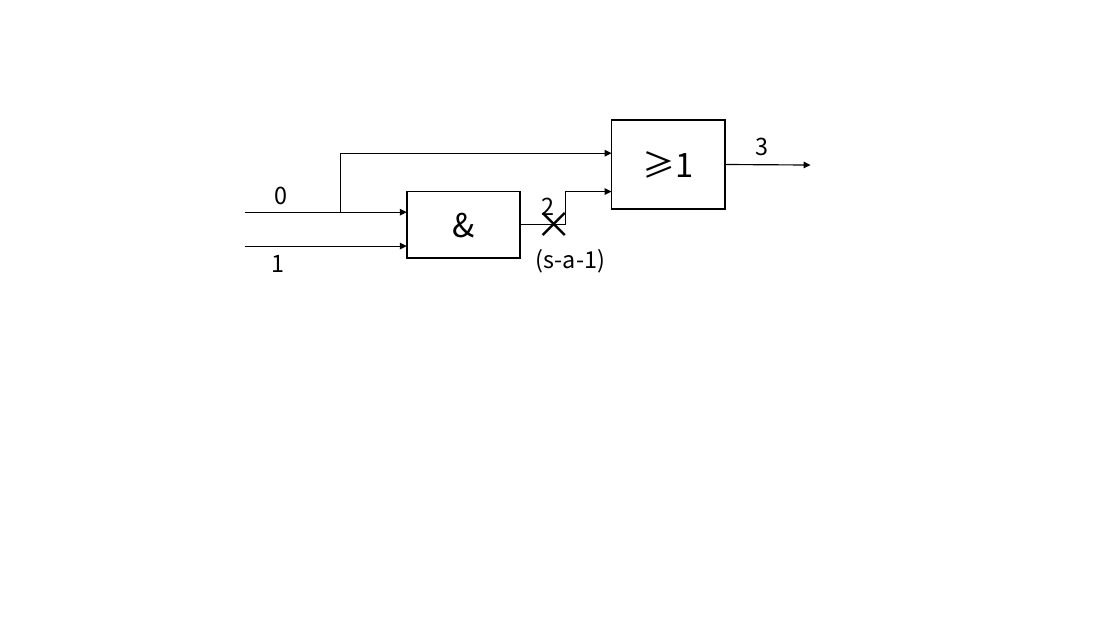
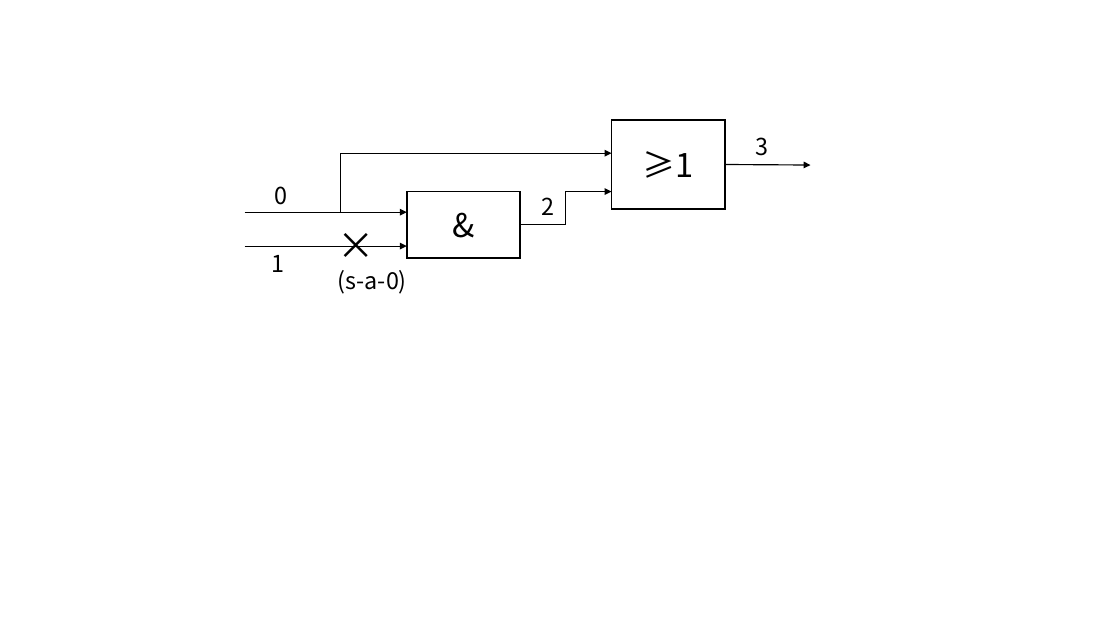
Before and after one commit to kcujy233/D-PODEM, a slide deck: slide 4 of model.pptx. Drawn at 1120x630 pixels with LibreOffice and Linux fonts; fonts in the diff are those of the drawing. Boxes give left, top, right and bottom in pixels: in the first picture for what was removed or moved away, otherwise in the second. Text is boxed around its words. In the diff, an @@ line names an element or a change of style, - is before the commit and + after.

```diff
--- a/model.pptx
+++ b/model.pptx
@@ text "×": place and size @@
-text "×" at [536, 249, 605, 273]
+text "×" at [338, 270, 407, 294]
@@ text at [338, 270, 407, 294]: text changed @@
-(s-a-1)
+(s-a-0)
```
Also in this commit, not shown: 2 other files.
